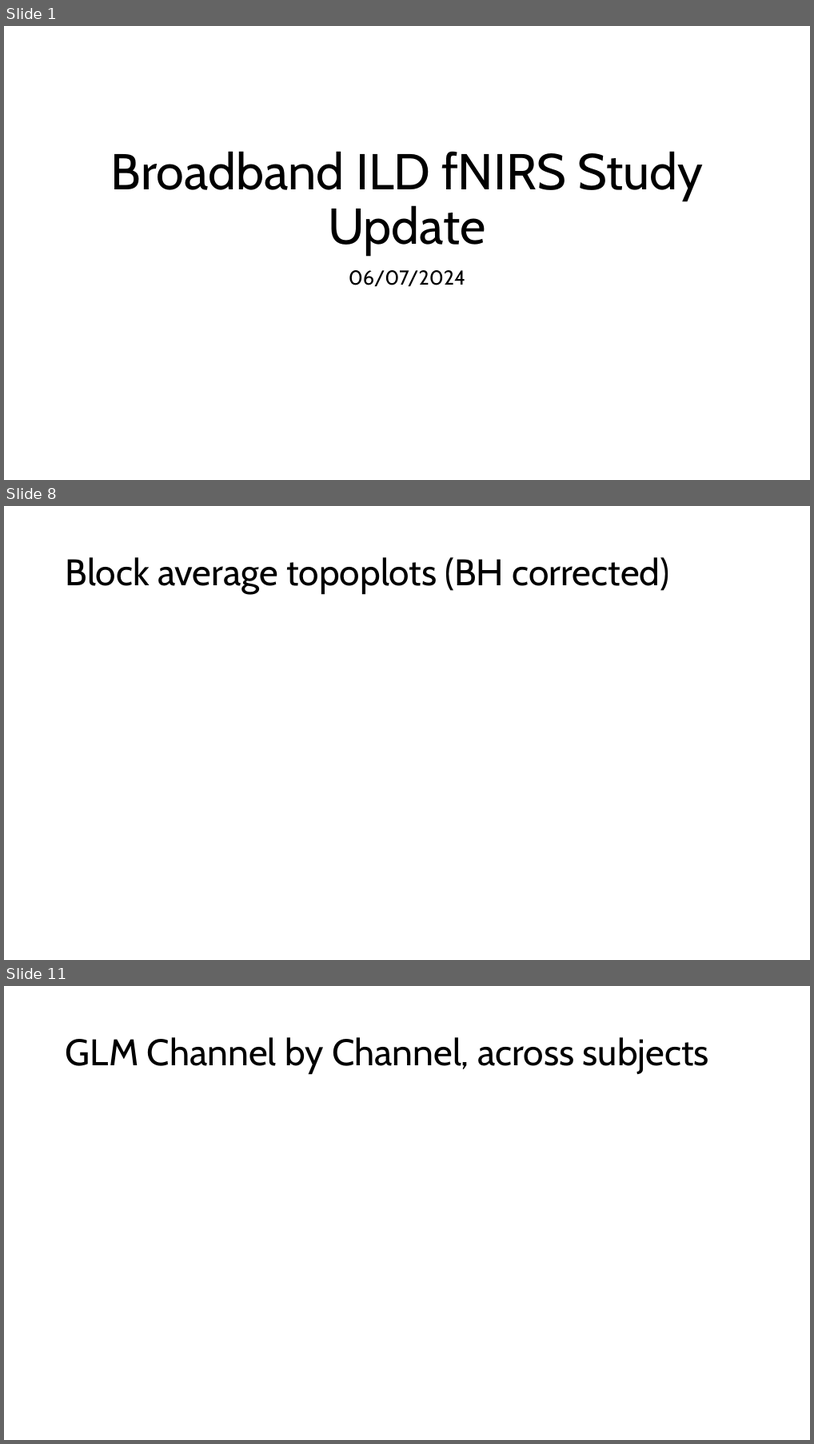
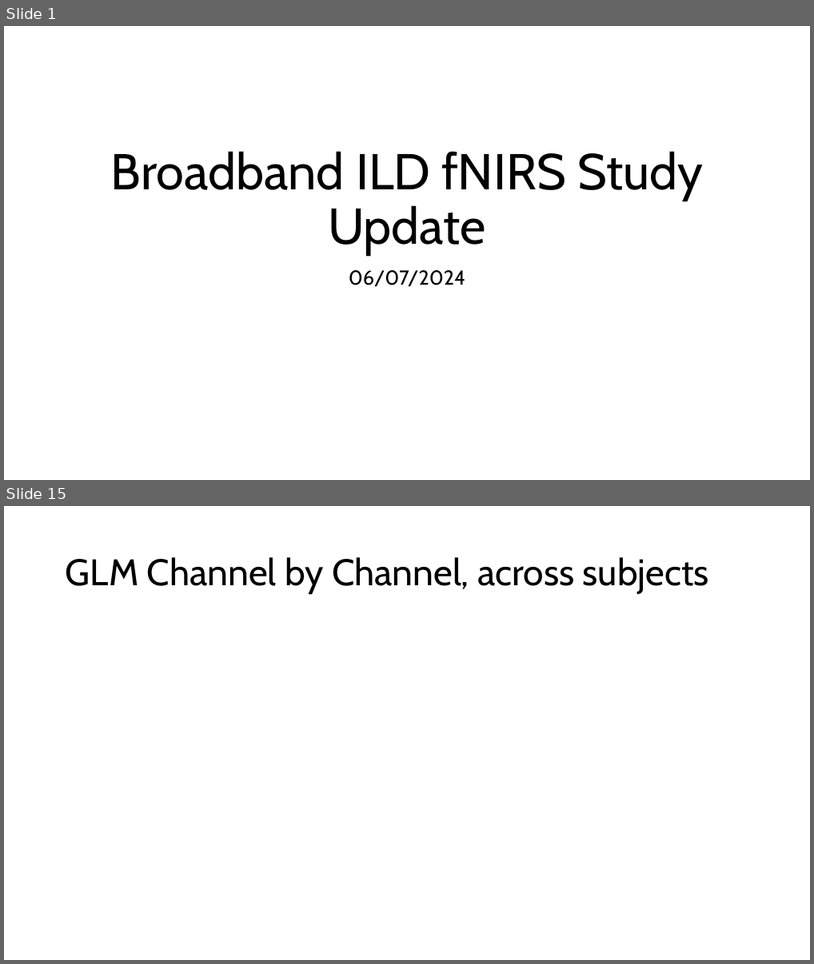
Before and after one commit to brichard28/Broadband-ILD-fNIRS, a slide deck: SRM-NIRS-EEG Update 6-7-2024.pptx. Shown one above the other, each under a label of ours: slides 1, 8 and 11 before the commit, slides 1 and 15 after it; the slides between them are not shown. The pictures are 814x1444 and 814x964 pixels, drawn with LibreOffice and Linux fonts; fonts in the diff are those of the drawing. Boxes give left, top, right and bottom in pixels: in the first picture for what was removed or moved away, otherwise in the second. Text is boxed around its words. In the diff, an @@ line names an element or a change of style, - is before the commit and + after.

```diff
--- a/SRM-NIRS-EEG Update 6-7-2024.pptx
+++ b/SRM-NIRS-EEG Update 6-7-2024.pptx
@@ slide 8 removed at (x1=4, y1=506, x2=810, y2=960), background #FFFFFF @@
@@ title removed at (x1=66, y1=557, x2=670, y2=594) @@
-Block average topoplots (BH corrected)
@@ what was slide 11 is now slide 15 @@
```
Also in this commit, not shown: 8 slides changed, 6 slides added, 2 other files.
